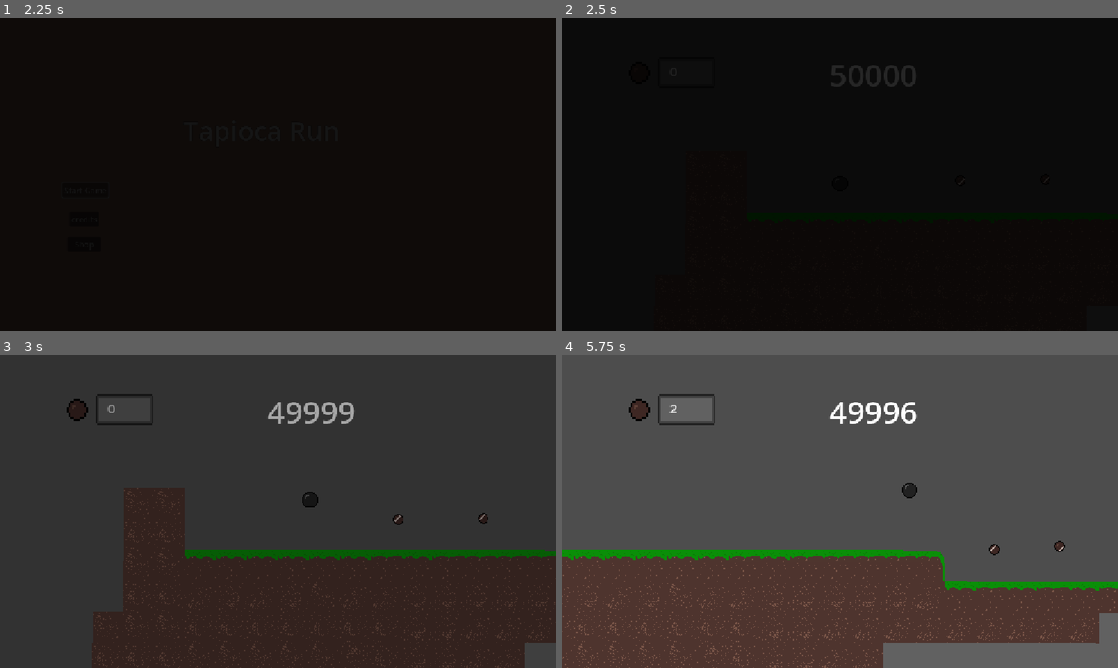
Above: before the commit, frames 1-4 (two rows, left to right).
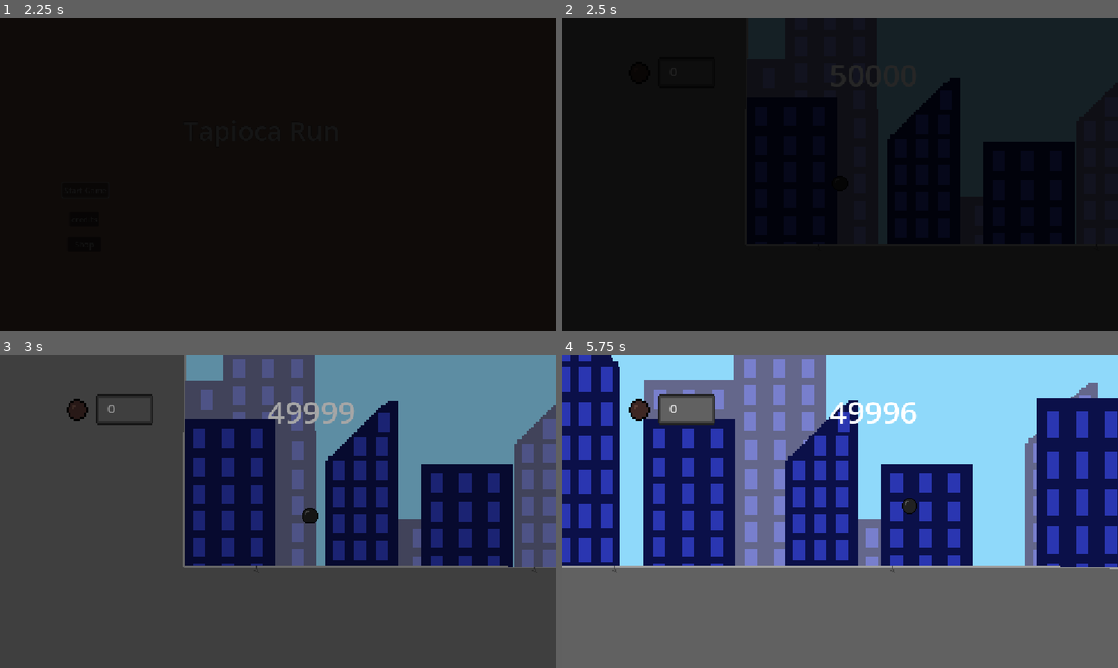
Above: after the commit, the same moments.

Repository: Adi-Ari-17/tapioca-run
Game: Godot game, scene res://scenes/main.tscn
The game is run twice, just before and just after one commit, with the same random seed, the same clock (stepped at 60 frames per second) and the same inputs.
Inputs:
- Up to frame 1 (2.25 s): click "Start Game" at 0.5 s; click "Start Game" at 1.25 s; hold Right (right) from 2.03 s (still down)
- Up to frame 2 (2.5 s): keep holding Right (right); tap Up (up) at 2.27 s
- Up to frame 3 (3 s): keep holding Right (right)
- Up to frame 4 (5.75 s): tap Up (up) at 3.02, 4.52, 5.27 s; release Right (right) at 3.53 s; hold Left (left) 3.53-4.28 s; hold Right (right) from 4.28 s (still down)

Frame 1 is identical in both runs. In frame 2, 17% of the frame differs, in the area x 33-100%, y 0-73%; in frame 3, 72%; in frame 4, 93%, in the area x 0-100%, y 0-100%.

Commit message:
level

Diff:
--- a/tapioca-run/scripts/GameManager.gd
+++ b/tapioca-run/scripts/GameManager.gd
@@ -1,7 +1,7 @@
 extends Node
 
 var controls_allowed: bool = false
-var current_level: String = "res://scenes/level2.tscn"
+var current_level: String = "res://scenes/level_1.tscn"
 var spawn_pos: Vector2 = Vector2(0, 0)
 var coins: int = 0
 var countdown: int = 0
